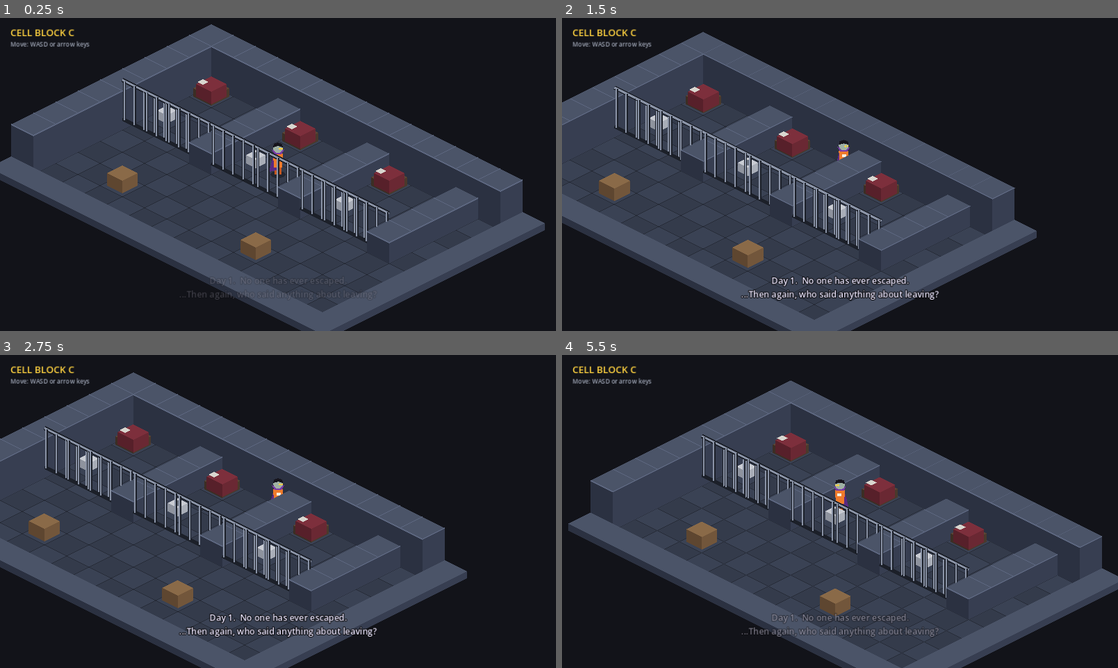
Above: before the commit, frames 1-4 (two rows, left to right).
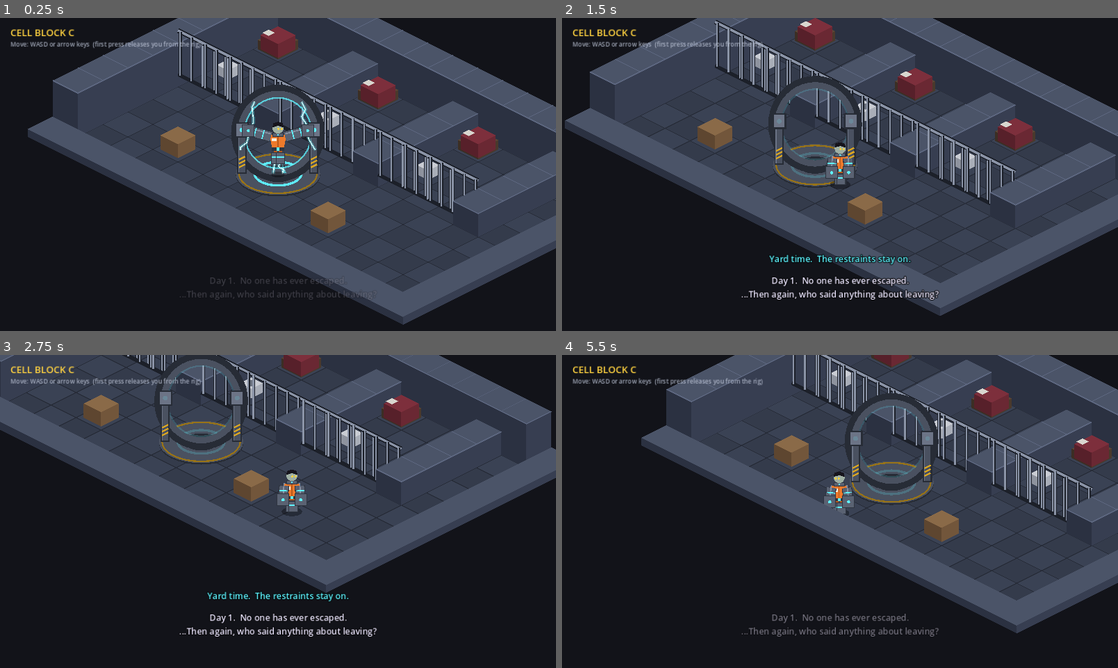
Above: after the commit, the same moments.

Repository: Noj-eng/inescapable-prison
Game: Godot game, scene res://scenes/main.tscn
Same seed, same stepped clock (60 frames per second), same inputs: the game is played once before the commit and once after it.
Inputs:
- Up to frame 1 (0.25 s): no input
- Up to frame 2 (1.5 s): hold D 0.53-1.28 s; hold S from 1.28 s (still down)
- Up to frame 3 (2.75 s): release S at 2.03 s; hold D from 2.03 s (still down)
- Up to frame 4 (5.5 s): release D at 2.78 s; hold W 2.78-3.53 s; hold A 3.53-5.03 s; hold S from 5.03 s (still down)

The runs differ from the first frame. In frame 1, 46% of the frame differs, in the area x 0-100%, y 0-100%; in frame 2, 57%; in frame 3, 62%; in frame 4, 57%.

Commit message:
Add containment rig and restrained villain look
The villain now starts suspended in an energy containment rig, arms
spread and limbs locked in heavy mechanical casings. The first move
releases them; the casings stay on.

Co-Authored-By: Claude Opus 5.5 <noreply@anthropic.com>
Claude-Session: https://claude.ai/code/session_01Gct3uL3DFKS75zeRECKKZQ

Diff:
--- a/scripts/main.gd
+++ b/scripts/main.gd
@@ -4,7 +4,7 @@
 ## Map legend:
 ##   #  wall          B  cell bars       .  floor
 ##   b  bunk          t  toilet          d  table
-##   P  where the villain starts (on floor)
+##   R  the containment rig, where the villain starts the game
 ##
 ## Edit the map, press Play, and the room rebuilds itself.
 
@@ -15,10 +15,10 @@
 	"###############",
 	"#b..#b..#b..#.#",
 	"#...#...#...#.#",
-	"#t..#tP.#t..#.#",
+	"#t..#t..#t..#.#",
 	"#BBB#B.B#BBB#.#",
 	"#.............#",
-	"#.............#",
+	"#.....R.......#",
 	"#..d.....d....#",
 	"#.............#",
 	"###############",
@@ -27,6 +27,7 @@
 const BlockScript := preload("res://scripts/block.gd")
 const FloorScript := preload("res://scripts/floor.gd")
 const PlayerScript := preload("res://scripts/player.gd")
+const RigScript := preload("res://scripts/rig.gd")
 
 var world: Node2D
 
@@ -77,15 +78,24 @@
 					_add_block("toilet", cell)
 				"d":
 					_add_block("table", cell)
-				"P":
+				"R":
 					start = cell
 	floor_node.cells = floor_cells
+
+	# The containment rig sits a hair "behind" the villain so it draws first.
+	var rig := StaticBody2D.new()
+	rig.set_script(RigScript)
+	rig.name = "ContainmentRig"
+	rig.position = grid_to_screen(start) + Vector2(0, -1)
+	world.add_child(rig)
 
 	var player := CharacterBody2D.new()
 	player.set_script(PlayerScript)
 	player.name = "Villain"
 	player.position = grid_to_screen(start)
 	world.add_child(player)
+	player.released.connect(rig.power_down)
+	player.released.connect(_on_released)
 
 	_build_hud()
 
@@ -111,7 +121,7 @@
 	hud.add_child(title)
 
 	var help := Label.new()
-	help.text = "Move: WASD or arrow keys"
+	help.text = "Move: WASD or arrow keys  (first press releases you from the rig)"
 	help.position = Vector2(24, 50)
 	help.add_theme_font_size_override("font_size", 14)
 	help.add_theme_color_override("font_color", Color(0.75, 0.78, 0.85, 0.8))
@@ -134,3 +144,22 @@
 	tween.tween_interval(3.5)
 	tween.tween_property(intro, "modulate:a", 0.0, 1.5)
 	tween.tween_callback(intro.queue_free)
+
+
+func _on_released() -> void:
+	var hud := CanvasLayer.new()
+	add_child(hud)
+	var note := Label.new()
+	note.text = "Yard time.  The restraints stay on."
+	note.horizontal_alignment = HORIZONTAL_ALIGNMENT_CENTER
+	note.position = Vector2(0, 540)
+	note.size = Vector2(1280, 40)
+	note.add_theme_font_size_override("font_size", 20)
+	note.add_theme_color_override("font_color", Color("5ff3ff"))
+	note.add_theme_color_override("font_outline_color", Color(0, 0, 0))
+	note.add_theme_constant_override("outline_size", 6)
+	hud.add_child(note)
+	var tween := create_tween()
+	tween.tween_interval(2.5)
+	tween.tween_property(note, "modulate:a", 0.0, 1.2)
+	tween.tween_callback(hud.queue_free)
--- a/scripts/player.gd
+++ b/scripts/player.gd
@@ -1,11 +1,28 @@
 extends CharacterBody2D
 ## The villain. Walk with WASD or the arrow keys.
-## Drawn with simple shapes for now: orange jumpsuit, purple cape, glowing eyes.
+## Starts suspended in the containment rig; the first key press releases them.
+## Arms and shins stay locked in heavy mechanical casings, so they move slowly.
+## Drawn with simple shapes for now: orange jumpsuit, gunmetal restraints,
+## glowing cyan seams, and yellow eyes.
 
-const SPEED := 150.0
+signal released
 
+const SPEED := 120.0
+const HOVER := 16.0  # how high the rig holds the villain off the floor
+
+const SUIT := Color("ee7a2b")
+const SUIT_DARK := Color("b85a1c")
+const CASING := Color("5a6272")
+const CASING_DARK := Color("2f3540")
+const CASING_LIGHT := Color("8790a3")
+const SEAM := Color("5ff3ff")
+const SKIN := Color("9fb0a4")
+
+var held := true
+var hover := HOVER
 var facing := 1.0      # 1 = facing right, -1 = facing left
-var walk_time := 0.0   # drives the little walking bob
+var walk_time := 0.0   # drives the walking stride
+var _t := 0.0
 
 
 func _ready() -> void:
@@ -17,13 +34,13 @@
 	add_child(shape)
 
 	var cam := Camera2D.new()
-	cam.zoom = Vector2(1.6, 1.6)
+	cam.zoom = Vector2(1.8, 1.8)
 	cam.position_smoothing_enabled = true
 	cam.position_smoothing_speed = 6.0
 	add_child(cam)
 
 
-func _physics_process(delta: float) -> void:
+func _read_input() -> Vector2:
 	var input := Vector2.ZERO
 	if Input.is_key_pressed(KEY_A) or Input.is_key_pressed(KEY_LEFT):
 		input.x -= 1
@@ -33,7 +50,19 @@
 		input.y -= 1
 	if Input.is_key_pressed(KEY_S) or Input.is_key_pressed(KEY_DOWN):
 		input.y += 1
-	input = input.normalized()
+	return input.normalized()
+
+
+func _physics_process(delta: float) -> void:
+	_t += delta
+	var input := _read_input()
+
+	if held:
+		if input != Vector2.ZERO and _t > 0.5:
+			_release()
+		queue_redraw()
+		return
+
 	# Squash vertical movement by half so it matches the isometric floor.
 	velocity = Vector2(input.x, input.y * 0.5).normalized() * SPEED if input != Vector2.ZERO else Vector2.ZERO
 	move_and_slide()
@@ -41,53 +70,117 @@
 	if input.x != 0:
 		facing = sign(input.x)
 	if input != Vector2.ZERO:
-		walk_time += delta * 12.0
+		walk_time += delta * 9.0
 	else:
 		walk_time = 0.0
 	queue_redraw()
 
 
+func _release() -> void:
+	held = false
+	var tween := create_tween()
+	tween.tween_property(self, "hover", 0.0, 0.35).set_trans(Tween.TRANS_QUAD).set_ease(Tween.EASE_IN)
+	released.emit()
+
+
 func _draw() -> void:
-	var bob := -absf(sin(walk_time)) * 2.0
-	var stride := sin(walk_time) * 3.0
-	var f := facing
-
-	# shadow
-	draw_set_transform(Vector2.ZERO, 0.0, Vector2(1.0, 0.45))
-	draw_circle(Vector2.ZERO, 11.0, Color(0, 0, 0, 0.35))
+	# shadow (shrinks while floating)
+	var shadow_scale := 1.0 - hover / HOVER * 0.35
+	draw_set_transform(Vector2.ZERO, 0.0, Vector2(shadow_scale, shadow_scale * 0.45))
+	draw_circle(Vector2.ZERO, 13.0, Color(0, 0, 0, 0.35))
 	draw_set_transform(Vector2.ZERO, 0.0, Vector2.ONE)
 
-	# legs
-	draw_line(Vector2(-3, -10), Vector2(-3 + stride, 0), Color("c4561f"), 4.0)
-	draw_line(Vector2(3, -10), Vector2(3 - stride, 0), Color("c4561f"), 4.0)
+	if held:
+		_draw_held()
+	else:
+		_draw_walking()
 
-	# cape (behind the body, flaring to the back)
-	var cape := PackedVector2Array([
-		Vector2(-6 * f, -30 + bob), Vector2(6 * f, -30 + bob),
-		Vector2(-2 * f, -6 + bob), Vector2(-13 * f, -4 + bob),
-	])
-	draw_colored_polygon(cape, Color("5a2a82"))
 
-	# jumpsuit body
+## Suspended in the rig: arms spread wide inside heavy casings, legs locked together.
+func _draw_held() -> void:
+	var lift := -hover + sin(_t * 2.0) * 1.5
+	var o := Vector2(0, lift)
+
+	# legs locked together in shin casings
+	_leg(o + Vector2(-3, 0), 0.0)
+	_leg(o + Vector2(3, 0), 0.0)
+	_torso(o)
+	# arms straight out, fully encased, reaching to the rig's clamps
+	for side: int in [-1, 1]:
+		var shoulder := o + Vector2(9 * side, -33)
+		var hand := o + Vector2(38 * side, -56 - lift)  # hands stay pinned in the clamps
+		_casing(shoulder, hand, 12.0)
+	_head(o + Vector2(0, 1), 1.0)
+
+
+## Free to walk, but the casings stay on.
+func _draw_walking() -> void:
+	var o := Vector2(0, -hover - absf(sin(walk_time)) * 1.5)
+	var stride := sin(walk_time) * 3.0
+	_leg(o + Vector2(-4, 0), stride)
+	_leg(o + Vector2(4, 0), -stride)
+	_torso(o)
+	for side: int in [-1, 1]:
+		var swing := -stride * side * 0.8
+		var shoulder := o + Vector2(10 * side, -32)
+		var hand := o + Vector2(13 * side + swing, -14)
+		_casing(shoulder, hand, 11.0)
+	_head(o, facing)
+
+
+func _leg(foot: Vector2, stride: float) -> void:
+	var hip := foot + Vector2(0, -18)
+	var knee := foot + Vector2(stride, -11)
+	draw_line(hip, knee, SUIT_DARK, 5.0)
+	# shin casing: chunky block with a glowing band
+	var shin := Rect2(knee + Vector2(-5, -1), Vector2(10, 13))
+	draw_rect(shin.grow(1), CASING_DARK)
+	draw_rect(shin, CASING)
+	draw_line(shin.position + Vector2(0, 5), shin.position + Vector2(10, 5), SEAM, 1.5)
+
+
+func _torso(o: Vector2) -> void:
 	draw_colored_polygon(PackedVector2Array([
-		Vector2(-7, -30 + bob), Vector2(7, -30 + bob), Vector2(6, -10 + bob), Vector2(-6, -10 + bob)
-	]), Color("ee7a2b"))
+		o + Vector2(-11, -35), o + Vector2(11, -35), o + Vector2(7, -16), o + Vector2(-7, -16)
+	]), SUIT)
+	draw_line(o + Vector2(0, -34), o + Vector2(0, -17), SUIT_DARK, 1.0)
 	# prisoner number patch
-	draw_rect(Rect2(Vector2(-3 + 1 * f, -25 + bob), Vector2(6, 4)), Color("f5efe0"))
+	draw_rect(Rect2(o + Vector2(-8, -31), Vector2(6, 4)), Color("f5efe0"))
+	# restraint belt
+	draw_rect(Rect2(o + Vector2(-8, -19), Vector2(16, 4)), CASING_DARK)
+	draw_rect(Rect2(o + Vector2(-2, -19), Vector2(4, 4)), SEAM)
 
-	# high collar
-	draw_colored_polygon(PackedVector2Array([
-		Vector2(-9, -36 + bob), Vector2(-5, -29 + bob), Vector2(5, -29 + bob), Vector2(9, -36 + bob), Vector2(0, -31 + bob)
-	]), Color("7a3aa8"))
 
-	# head
-	var head := Vector2(0, -38 + bob)
-	draw_circle(head, 7.0, Color("9fb0a4"))
+## A heavy mechanical sleeve from a to b, with a big cuff block at the end.
+func _casing(a: Vector2, b: Vector2, thickness: float) -> void:
+	draw_line(a, b, CASING_DARK, thickness + 2.0)
+	draw_line(a, b, CASING, thickness)
+	draw_line(a + Vector2(0, -thickness * 0.3), b + Vector2(0, -thickness * 0.3), CASING_LIGHT, 1.5)
+	# glowing seams along the sleeve
+	for t in [0.35, 0.7]:
+		var p: Vector2 = a.lerp(b, t)
+		var n := (b - a).orthogonal().normalized() * thickness * 0.5
+		draw_line(p - n, p + n, SEAM, 1.5)
+	# fist-sized cuff block
+	var cuff := Rect2(b - Vector2(7, 7), Vector2(14, 14))
+	draw_rect(cuff.grow(1), CASING_DARK)
+	draw_rect(cuff, CASING)
+	draw_circle(b, 2.0, SEAM)
+
+
+func _head(o: Vector2, f: float) -> void:
+	# restraint collar
+	draw_rect(Rect2(o + Vector2(-7, -39), Vector2(14, 5)), CASING_DARK)
+	draw_rect(Rect2(o + Vector2(-6, -38), Vector2(12, 3)), CASING)
+	draw_circle(o + Vector2(0, -36.5), 1.2, SEAM)
+	var head := o + Vector2(0, -45)
+	draw_circle(head, 7.0, SKIN)
 	# slick black hair with a widow's peak
 	draw_colored_polygon(PackedVector2Array([
 		head + Vector2(-7, -1), head + Vector2(-6, -6), head + Vector2(0, -8),
 		head + Vector2(6, -6), head + Vector2(7, -1), head + Vector2(0, -3)
 	]), Color("16141c"))
-	# glowing eyes
-	draw_circle(head + Vector2(2.5 * f, 1), 1.4, Color("ffd23f"))
-	draw_circle(head + Vector2(5.5 * f, 1), 1.2, Color("ffd23f"))
+	# glowing eyes (looking straight ahead when f is 0)
+	var ex := 2.5 * f
+	draw_circle(head + Vector2(ex - 2.0, 1), 1.3, Color("ffd23f"))
+	draw_circle(head + Vector2(ex + 2.0, 1), 1.3, Color("ffd23f"))
--- /dev/null
+++ b/scripts/rig.gd
@@ -0,0 +1,121 @@
+extends StaticBody2D
+## The containment rig: a heavy upright ring that holds the villain in the air,
+## arms spread, limbs locked in mechanical casings and pinned by energy.
+## The villain starts the game inside it. Once released it powers down.
+
+const STEEL := Color("4a5160")
+const STEEL_DARK := Color("272c36")
+const STEEL_LIGHT := Color("6c7486")
+const HAZARD := Color("d9a521")
+const ENERGY := Color("5ff3ff")
+
+const RING_CENTER := Vector2(0, -52)
+const RING_RADIUS := Vector2(48, 50)
+
+var powered := true
+var _t := 0.0
+var _arc_timer := 0.0
+var _arc_seed := 0
+
+
+func _ready() -> void:
+	# The two side pillars are solid. The middle stays open so the villain can step out.
+	for side: int in [-1, 1]:
+		var shape := CollisionShape2D.new()
+		var circle := CircleShape2D.new()
+		circle.radius = 7.0
+		shape.shape = circle
+		shape.position = Vector2(46 * side, 0)
+		add_child(shape)
+
+
+func power_down() -> void:
+	powered = false
+	queue_redraw()
+
+
+func _process(delta: float) -> void:
+	_t += delta
+	_arc_timer -= delta
+	if _arc_timer <= 0.0:
+		_arc_timer = 0.06
+		_arc_seed += 1
+	queue_redraw()
+
+
+func _draw() -> void:
+	var glow := ENERGY if powered else Color(ENERGY, 0.15)
+	var pulse := 0.6 + 0.4 * sin(_t * 4.0) if powered else 0.2
+
+	# Base plate: an iso disc with hazard trim and a glowing ring.
+	_iso_disc(Vector2(0, 2), 54, STEEL_DARK)
+	_iso_disc(Vector2.ZERO, 54, STEEL)
+	_iso_ring(Vector2.ZERO, 50, HAZARD.darkened(0.3), 2.0)
+	_iso_ring(Vector2.ZERO, 30, Color(glow, pulse), 3.0)
+	_iso_disc(Vector2.ZERO, 22, STEEL_DARK)
+
+	# The big upright ring behind the villain.
+	_ellipse(RING_CENTER, RING_RADIUS + Vector2(6, 6), STEEL_DARK, 12.0)
+	_ellipse(RING_CENTER, RING_RADIUS, STEEL, 8.0)
+	_ellipse(RING_CENTER, RING_RADIUS - Vector2(5, 5), Color(glow, pulse * 0.8), 2.0)
+
+	# Side pillars from the base up to the arm clamps.
+	for side: int in [-1, 1]:
+		var x := 46.0 * side
+		draw_rect(Rect2(Vector2(x - 6, -60), Vector2(12, 60)), STEEL_DARK)
+		draw_rect(Rect2(Vector2(x - 4, -58), Vector2(8, 56)), STEEL)
+		draw_line(Vector2(x - 4, -58), Vector2(x - 4, -2), STEEL_LIGHT, 1.0)
+		# hazard stripes near the floor
+		for i in 3:
+			draw_line(Vector2(x - 4, -8 - i * 5), Vector2(x + 4, -12 - i * 5), HAZARD, 2.0)
+		# arm clamp housing
+		draw_rect(Rect2(Vector2(x - 9, -66), Vector2(18, 20)), STEEL_DARK)
+		draw_rect(Rect2(Vector2(x - 7, -64), Vector2(14, 16)), STEEL_LIGHT)
+		draw_circle(Vector2(x, -56), 3.0, glow)
+
+	# Crackling energy: clamps to ring, and feet to the floor emitter.
+	if powered:
+		var rng := RandomNumberGenerator.new()
+		rng.seed = _arc_seed
+		for side: int in [-1, 1]:
+			_arc(rng, Vector2(36 * side, -56), Vector2(30 * side, -92), 5)
+			_arc(rng, Vector2(36 * side, -56), Vector2(48 * side, -30), 4)
+		_arc(rng, Vector2(-3, -16), Vector2(-6, 0), 4)
+		_arc(rng, Vector2(3, -16), Vector2(6, 0), 4)
+
+
+func _arc(rng: RandomNumberGenerator, from: Vector2, to: Vector2, segments: int) -> void:
+	var pts := PackedVector2Array()
+	for i in segments + 1:
+		var p := from.lerp(to, float(i) / segments)
+		if i != 0 and i != segments:
+			p += Vector2(rng.randf_range(-4, 4), rng.randf_range(-4, 4))
+		pts.append(p)
+	draw_polyline(pts, Color(ENERGY, 0.35), 4.0)
+	draw_polyline(pts, Color(0.85, 1.0, 1.0), 1.2)
+
+
+func _iso_disc(c: Vector2, r: float, color: Color) -> void:
+	draw_colored_polygon(_iso_points(c, r), color)
+
+
+func _iso_ring(c: Vector2, r: float, color: Color, width: float) -> void:
+	var pts := _iso_points(c, r)
+	pts.append(pts[0])
+	draw_polyline(pts, color, width)
+
+
+func _iso_points(c: Vector2, r: float) -> PackedVector2Array:
+	var pts := PackedVector2Array()
+	for i in 32:
+		var a := TAU * i / 32.0
+		pts.append(c + Vector2(cos(a) * r, sin(a) * r * 0.5))
+	return pts
+
+
+func _ellipse(c: Vector2, r: Vector2, color: Color, width: float) -> void:
+	var pts := PackedVector2Array()
+	for i in 41:
+		var a := TAU * i / 40.0
+		pts.append(c + Vector2(cos(a) * r.x, sin(a) * r.y))
+	draw_polyline(pts, color, width)
Not shown, removed: icon.svg.import
